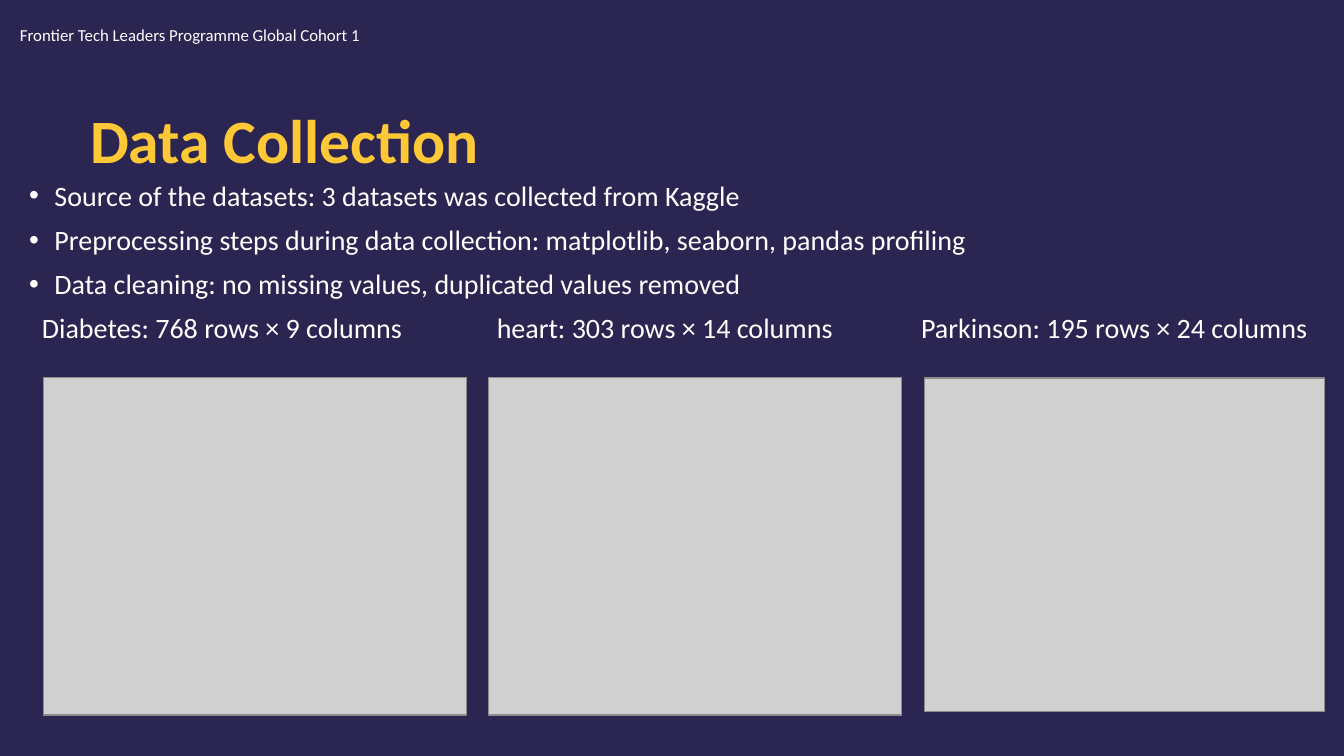
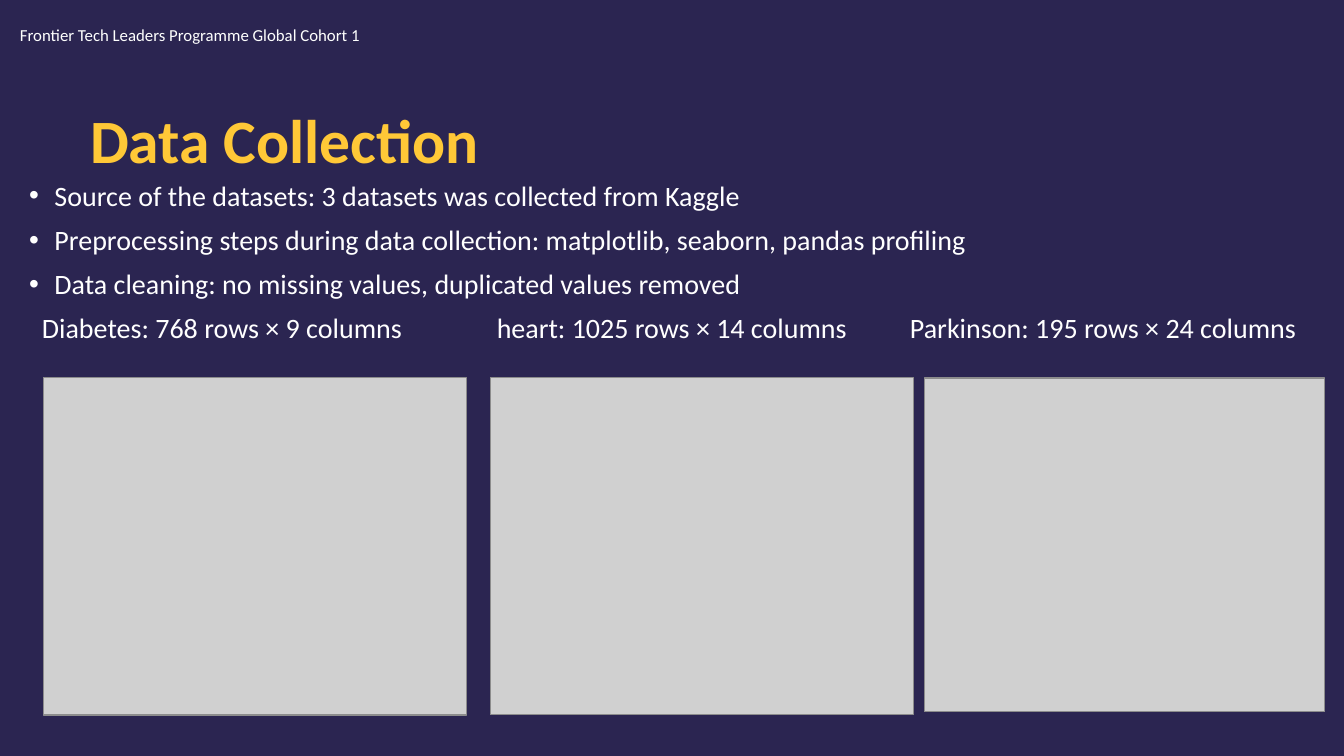
Before and after one commit to edasaruhan/Assingment_ML_kili66, a slide deck: slide 8 of MariamKili_Draft_Presentation.pptx. Drawn at 1344x756 pixels with LibreOffice and Linux fonts; fonts in the diff are those of the drawing; grey boxes stand for pictures; background and template pictures are left out. Boxes give left, top, right and bottom in pixels: in the first picture for what was removed or moved away, otherwise in the second. Text is boxed around its words. In the diff, an @@ line names an element or a change of style, - is before the commit and + after.

```diff
--- a/MariamKili_Draft_Presentation.pptx
+++ b/MariamKili_Draft_Presentation.pptx
@@ text at (x1=42, y1=318, x2=1296, y2=338): text changed @@
-Diabetes: 768 rows × 9 columns heart: 303 rows × 14 columns Parkinson: 195 rows × 24 columns
+Diabetes: 768 rows × 9 columns heart: 1025 rows × 14 columns Parkinson: 195 rows × 24 columns
@@ picture resized from (x1=489, y1=378, x2=902, y2=715) to (x1=491, y1=378, x2=914, y2=715) @@
```
Also in this commit, not shown: 13 other slides changed.
